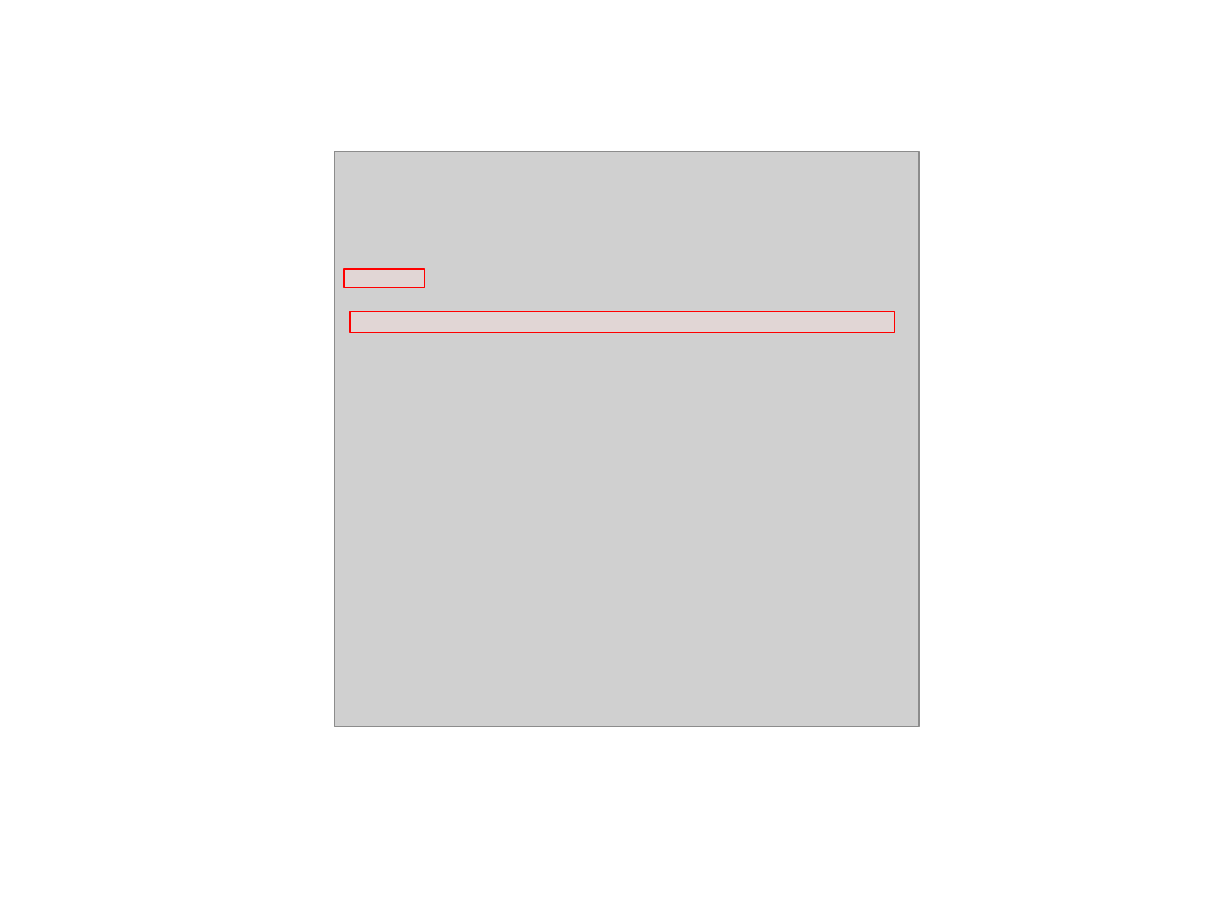
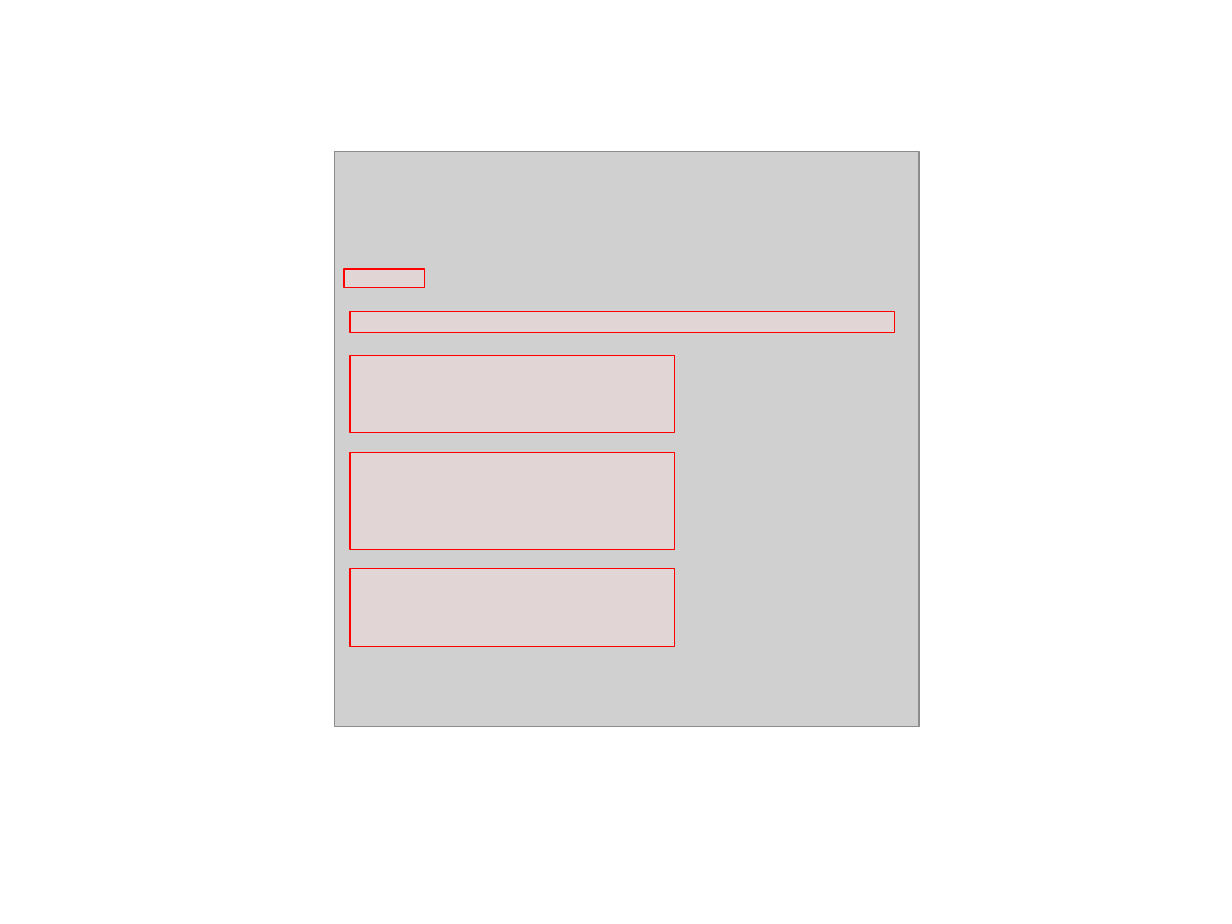
Before and after one commit to CLIMA-VECTO/vecto-sim, a slide deck: slide 6 of User Manual Source/material User Manual.pptx. Drawn at 1232x924 pixels with LibreOffice and Linux fonts; fonts in the diff are those of the drawing; grey boxes stand for pictures. Boxes give left, top, right and bottom in pixels: in the first picture for what was removed or moved away, otherwise in the second. Text is boxed around its words. In the diff, an @@ line names an element or a change of style, - is before the commit and + after.

```diff
--- a/User Manual Source/material User Manual.pptx
+++ b/User Manual Source/material User Manual.pptx
@@ rectangle added at (x1=350, y1=355, x2=674, y2=432), fill #F2DCDB at 50% opacity, outline #FF0000 0.75 pt @@
@@ rectangle added at (x1=350, y1=452, x2=674, y2=549), fill #F2DCDB at 50% opacity, outline #FF0000 0.75 pt @@
@@ rectangle added at (x1=350, y1=569, x2=674, y2=647), fill #F2DCDB at 50% opacity, outline #FF0000 0.75 pt @@
```
Also in this commit, not shown: 8 slides added, 1 slide removed, 37 other files.
